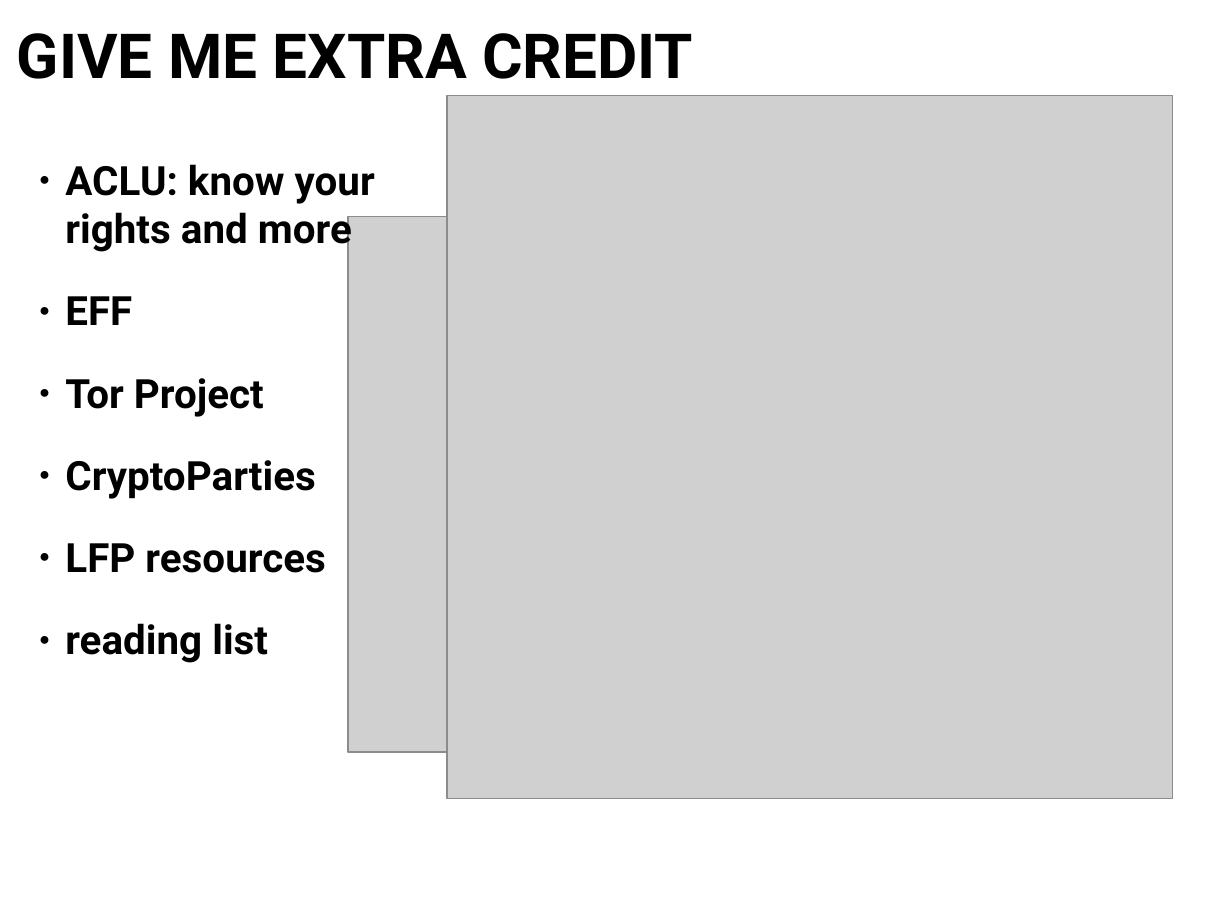
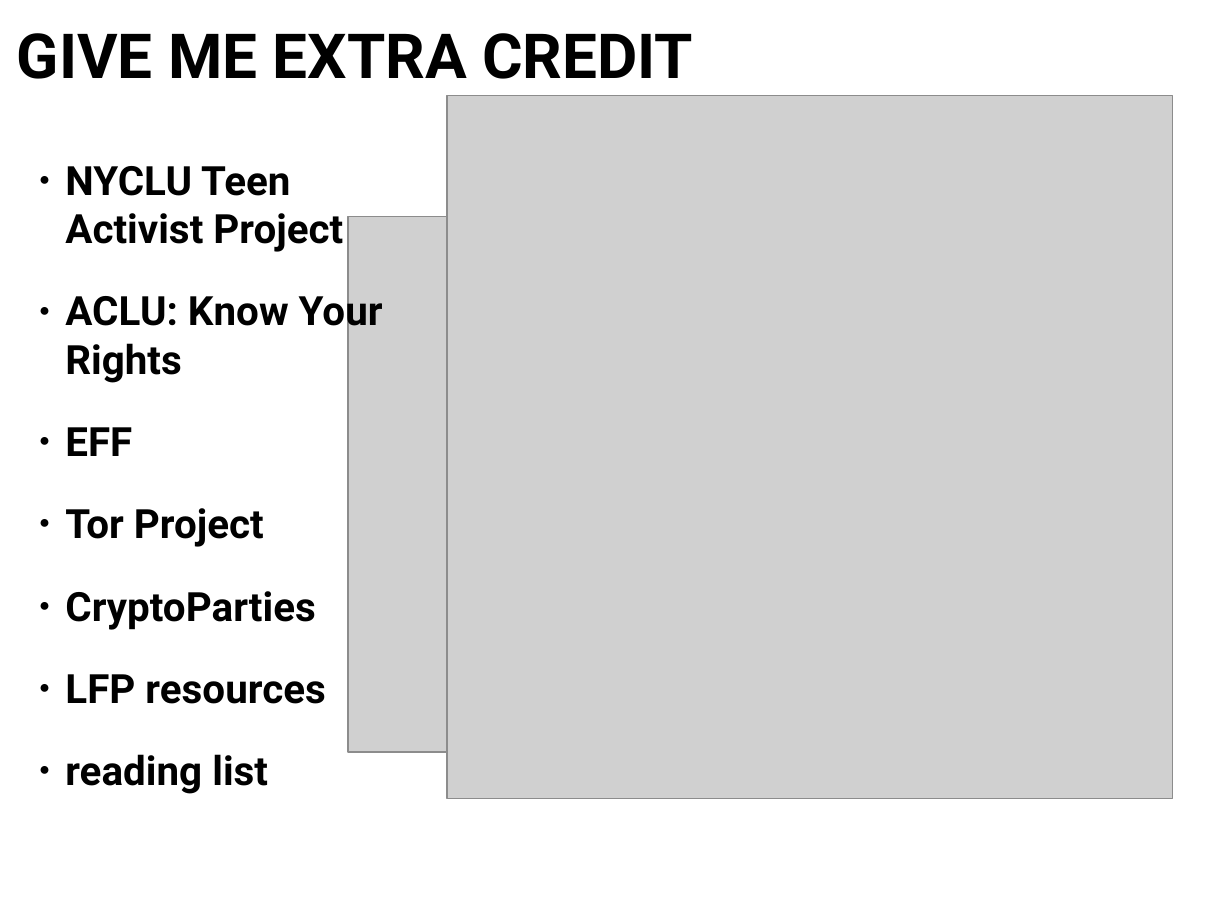
Before and after one commit to LibraryFreedom/training-materials, a slide deck: slide 18 of teen privacy toolkit.odp (slide 17 before the commit). Drawn at 1232x924 pixels with LibreOffice and Linux fonts; fonts in the diff are those of the drawing; grey boxes stand for pictures; background and template pictures are left out. Boxes give left, top, right and bottom in pixels: in the first picture for what was removed or moved away, otherwise in the second. Text is boxed around its words. In the diff, an @@ line names an element or a change of style, - is before the commit and + after.

```diff
--- a/teen privacy toolkit.odp
+++ b/teen privacy toolkit.odp
@@ text at (65, 166, 383, 383): text changed @@
-● ACLU: know your rights and more
+● NYCLU Teen Activist Project
+● ACLU: Know Your Rights
```
Also in this commit, not shown: 6 other slides changed, 2 slides added, 1 slide removed, 1 other file.
